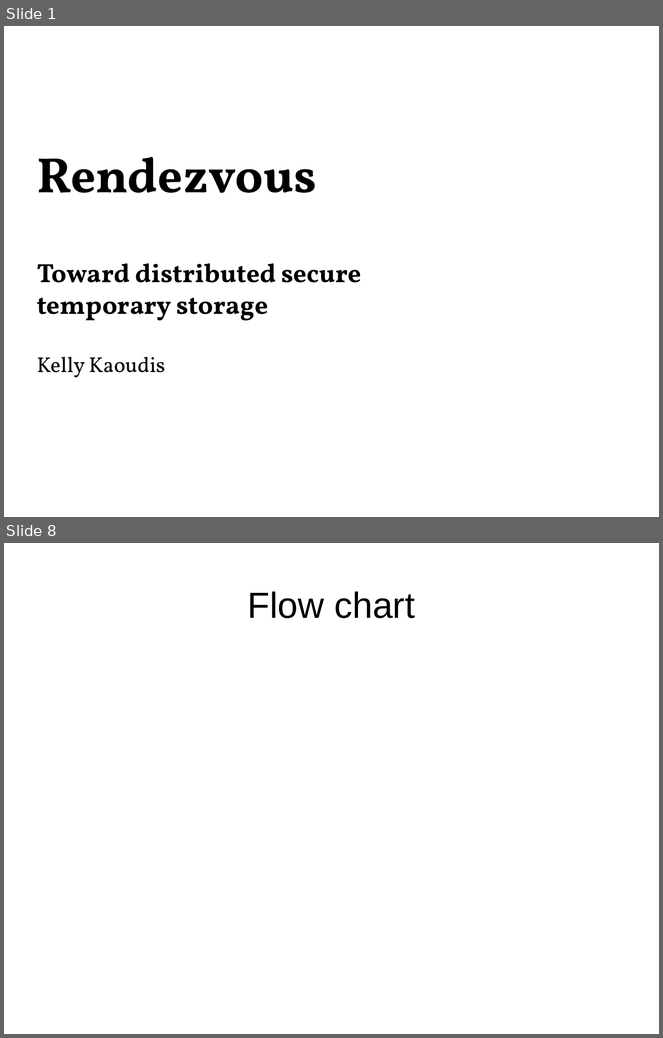
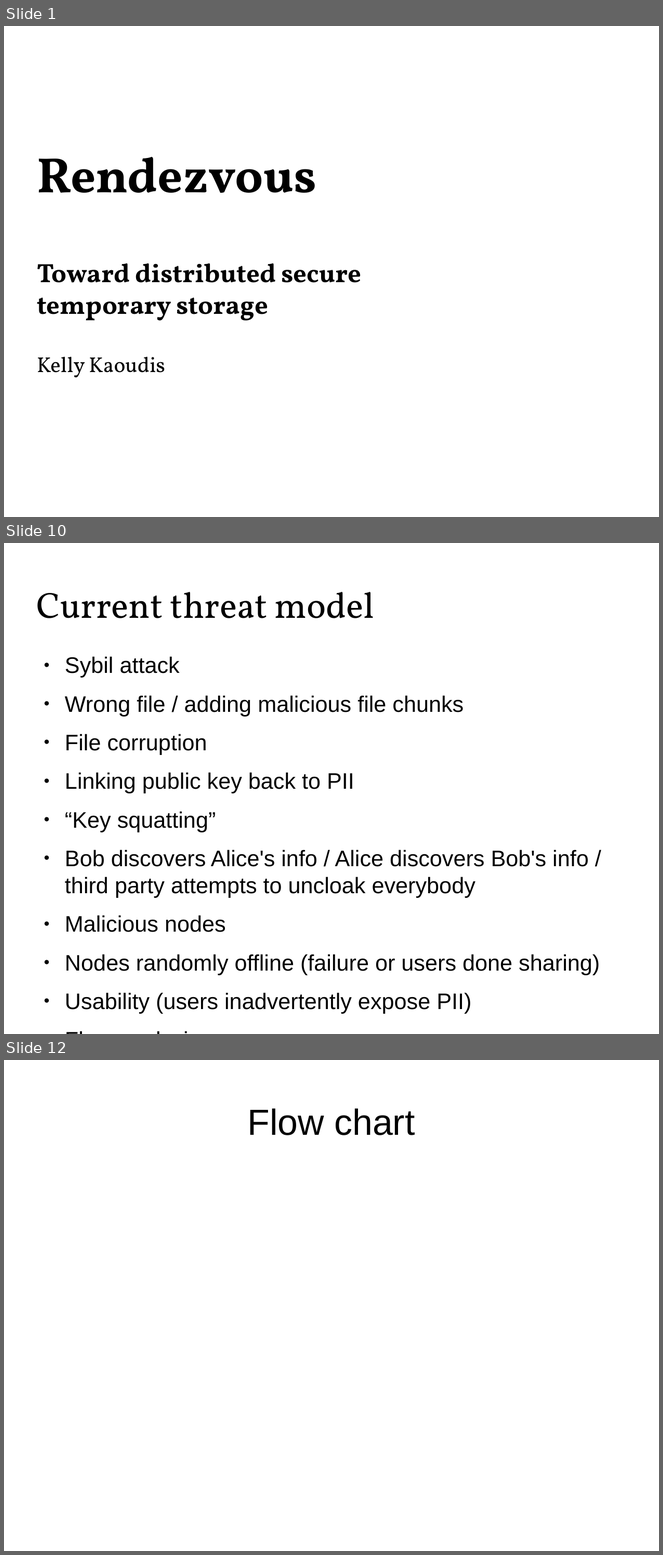
Before and after one commit to Zandrr/phonebook.js, a slide deck: documentation/ecen5013_presentation.odp. Shown one above the other, each under a label of ours: slides 1 and 8 before the commit, slides 1, 10 and 12 after it; the slides between them are not shown. The pictures are 663x1038 and 663x1555 pixels, drawn with LibreOffice and Linux fonts; fonts in the diff are those of the drawing. Boxes give left, top, right and bottom in pixels: in the first picture for what was removed or moved away, otherwise in the second. Text is boxed around its words. In the diff, an @@ line names an element or a change of style, - is before the commit and + after.

```diff
--- a/documentation/ecen5013_presentation.odp
+++ b/documentation/ecen5013_presentation.odp
@@ slide 10 added at <box>4,543,659,1034</box>, background #FFFFFF @@
@@ title added at <box>37,592,374,618</box>, 44 pt, text #000000 @@
+Current threat model
@@ text added at <box>65,656,600,1014</box>, 27.2 pt, text #000000 @@
+● Sybil attack
+● Wrong file / adding malicious file chunks
+● File corruption
+● Linking public key back to PII
+● “Key squatting”
+● Bob discovers Alice's info / Alice discovers Bob's info / third party attempts to uncloak everybody
+● Malicious nodes
+● Nodes randomly offline (failure or users done sharing)
+● Usability (users inadvertently expose PII)
+● Flow analysis
@@ what was slide 8 is now slide 12 @@
```
Also in this commit, not shown: 1 slide changed, 11 other slides added, 10 slides removed, 2 other files.
